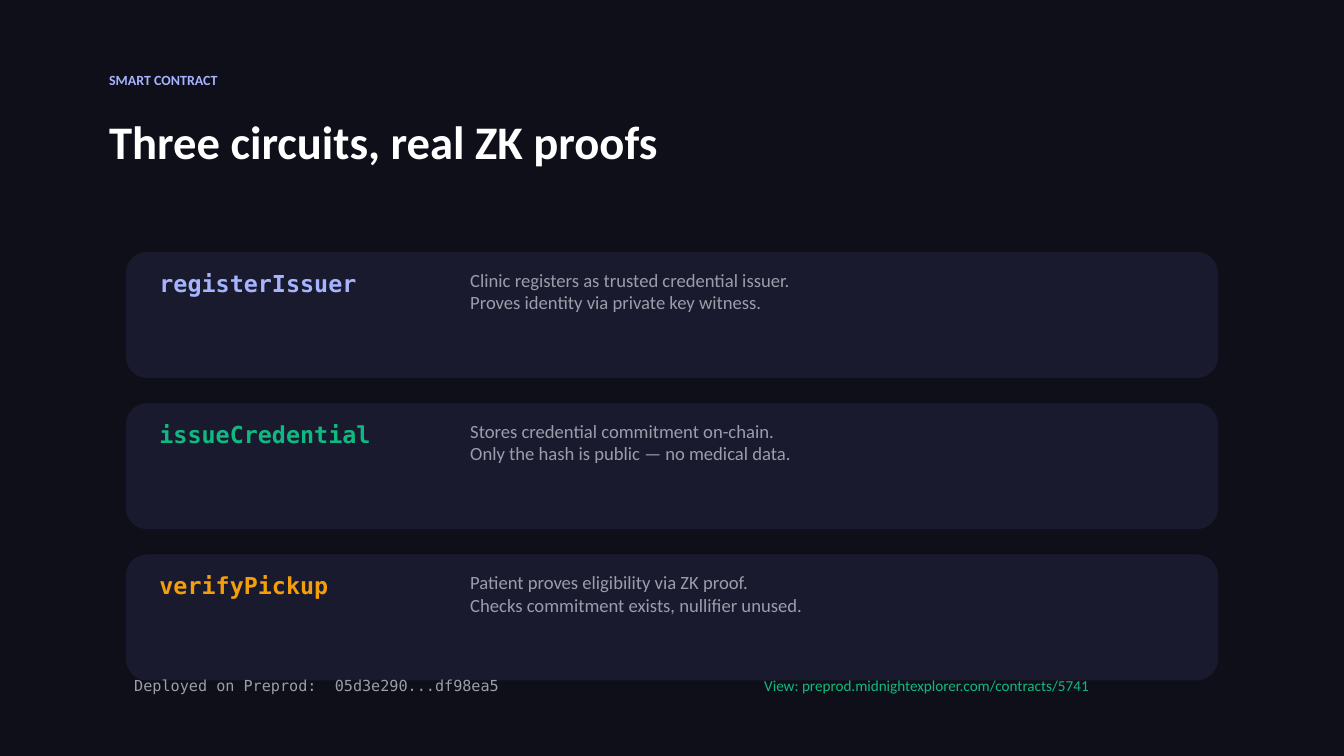
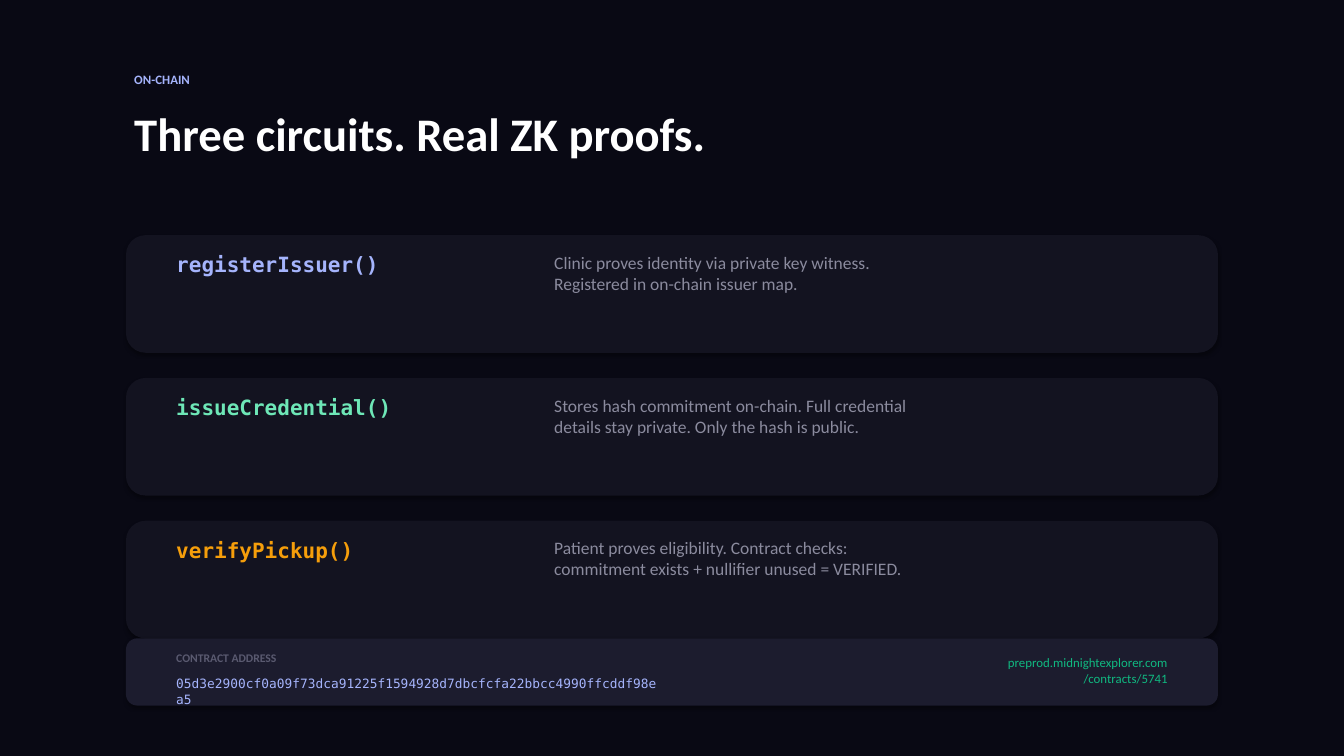
Before and after one commit to 0xNoramiya/nightrx, a slide deck: slide 9 of NightRx-Pitch-Deck.pptx (slide 6 before the commit). Drawn at 1344x756 pixels with LibreOffice and Linux fonts; fonts in the diff are those of the drawing. Boxes give left, top, right and bottom in pixels: in the first picture for what was removed or moved away, otherwise in the second. Text is boxed around its words. In the diff, an @@ line names an element or a change of style, - is before the commit and + after.

Commit message:
docs: redesigned pitch deck (14 slides) with screenshot placeholders
Clean, impactful design. Slides 5-7 have placeholder areas for
app screenshots (Clinic, Patient, Pharmacy views).

```diff
--- a/NightRx-Pitch-Deck.pptx
+++ b/NightRx-Pitch-Deck.pptx
@@ background #0F0F1A to #090914 @@
@@ text removed at (109,76,217,85) @@
-SMART CONTRACT
@@ text added at (134,75,190,84), 11 pt, text #A5B4FC, bold @@
+ON-CHAIN
@@ text at (134,118,705,159): text changed @@
-Three circuits, real ZK proofs
+Three circuits. Real ZK proofs.
@@ rounded rectangle: place and size @@
-rounded rectangle at (126,252,1218,378)
+rounded rectangle at (126,235,1218,353)
@@ text at (176,255,378,277): text changed; size 20 to 18 pt @@
-registerIssuer
+registerIssuer()
@@ text at (554,257,869,293): text changed; size 16 to 15 pt; text colour #9C9CAA to #8B8B9E @@
-Clinic registers as trusted credential issuer.
-Proves identity via private key witness.
+Clinic proves identity via private key witness.
+Registered in on-chain issuer map.
@@ rounded rectangle: place and size @@
-rounded rectangle at (126,403,1218,529)
+rounded rectangle at (126,378,1218,496)
@@ text at (176,398,391,418): text changed; size 20 to 18 pt; text colour #10B981 to #6EE7B7 @@
-issueCredential
+issueCredential()
@@ text at (554,400,906,436): text changed; size 16 to 15 pt; text colour #9C9CAA to #8B8B9E @@
-Stores credential commitment on-chain.
-Only the hash is public — no medical data.
+Stores hash commitment on-chain. Full credential
+details stay private. Only the hash is public.
@@ fill #1A1A2E to #131320; shadow on in 3 elements at (126,235,1218,353), (126,378,1218,496), (126,521,1218,638) @@
@@ rounded rectangle: place and size @@
-rounded rectangle at (126,554,1218,680)
+rounded rectangle at (126,521,1218,638)
@@ text at (176,541,353,563): text changed; size 20 to 18 pt @@
-verifyPickup
+verifyPickup()
@@ text at (554,542,901,575): text changed; size 16 to 15 pt; text colour #9C9CAA to #8B8B9E @@
-Patient proves eligibility via ZK proof.
-Checks commitment exists, nullifier unused.
+Patient proves eligibility. Contract checks:
+commitment exists + nullifier unused = VERIFIED.
@@ rounded rectangle added at (126,638,1218,706), fill #1C1C2E @@
@@ text added at (176,654,277,662), 10 pt, text #5A5A70, bold @@
+CONTRACT ADDRESS
@@ text at (1008,658,1168,683): text changed; size 13 to 11 pt @@
-View: preprod.midnightexplorer.com/contracts/5741
+preprod.midnightexplorer.com
+/contracts/5741
@@ text removed at (134,679,499,694) @@
-Deployed on Preprod: 05d3e290...df98ea5
@@ text added at (168,672,672,697), 11 pt, text #A5B4FC @@
+05d3e2900cf0a09f73dca91225f1594928d7dbcfcfa22bbcc4990ffcddf98ea5
```
Also in this commit, not shown: 4 other slides changed, 9 slides added, 7 slides removed.
